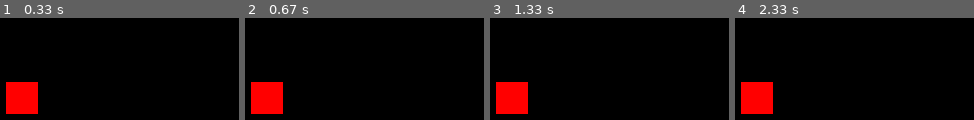
Above: before the commit, frames 1-4 (left to right).
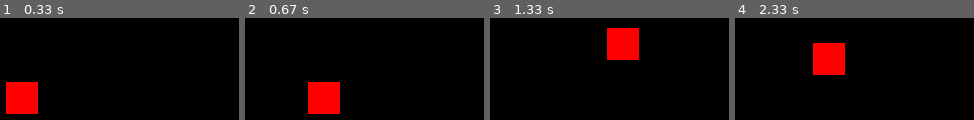
Above: after the commit, the same moments.

Repository: quizi54/pygame_rpg
Game: pygame game, started from main.py
The game is run twice, just before and just after one commit, with the same random seed, the same clock (stepped at 60 frames per second) and the same inputs.
Inputs:
- Up to frame 1 (0.33 s): no input
- Up to frame 2 (0.67 s): hold Right from 0.33 s (still down)
- Up to frame 3 (1.33 s): release Right at 0.8 s; hold Up 0.83-1.13 s; hold Right from 1.17 s (still down)
- Up to frame 4 (2.33 s): release Right at 1.63 s; hold Left 1.67-2.2 s; hold Down from 2.23 s (still down)

Frame 1 is identical in both runs. In frame 2, 8.4% of the frame differs, in the area x 2-40%, y 62-95%; in frame 3, 8.4%; in frame 4, 8.4%.

Commit message:
add movements to player

Diff:
--- a/config.py
+++ b/config.py
@@ -2,6 +2,7 @@
 WIN_HEIGHT = 480
 
 PLAYER_LAYER = 1
+PLAYER_SPEED = 3
 
 TILESIZE = 32
 FPS = 60
--- a/sprites.py
+++ b/sprites.py
@@ -16,6 +16,11 @@
         self.width = TILESIZE
         self.height = TILESIZE
 
+        self.x_change = 0
+        self.y_change = 0
+
+        self.facing = 'down'
+
         self.image = pygame.Surface([self.width, self.height])
         self.image.fill(RED)
 
@@ -24,4 +29,24 @@
         self.rect.y = self.y
 
     def update(self):
-        pass
+        self.movement()
+
+        self.rect.x += self.x_change
+        self.rect.y += self.y_change
+        self.x_change = 0
+        self.y_change = 0
+
+    def movement(self):
+        keys = pygame.key.get_pressed()
+        if keys[pygame.K_LEFT]:
+            self.x_change -= PLAYER_SPEED
+            self.facing = 'left'
+        if keys[pygame.K_RIGHT]:
+            self.x_change += PLAYER_SPEED
+            self.facing = 'right'
+        if keys[pygame.K_UP]:
+            self.y_change -= PLAYER_SPEED
+            self.facing = 'up'
+        if keys[pygame.K_DOWN]:
+            self.y_change += PLAYER_SPEED
+            self.facing = 'down'
